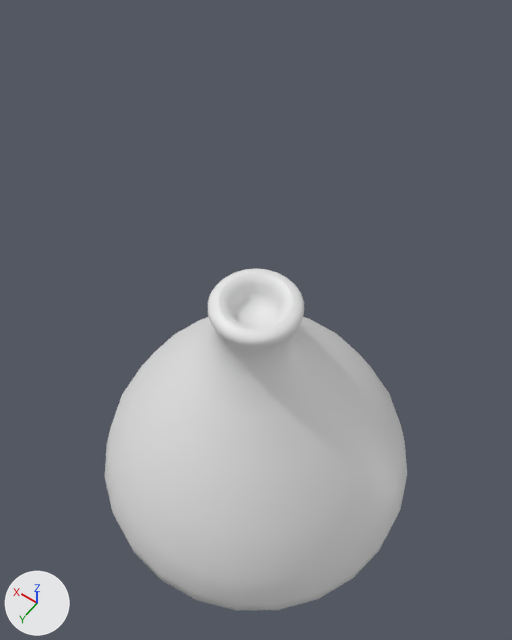
A saved change to the FBX model Assets/Models/vase4.fbx.
Both versions are drawn from a 50 mm lens placed at (-1.44, 2.02, 5.05), pointed at (0.03, -0.04, 1.81). Lighting does not change. The marker at lower left points along +X, +Y and +Z.
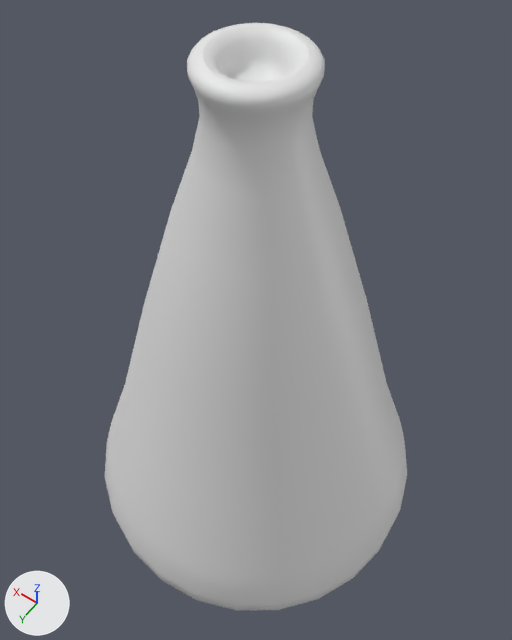
What differs and where, as boxes (x1, y1, x2, y2) in the pictures (512 x 640 px; the box of a moved part takes in the faces that stretch with it):
'Circle.036', reshaped (71% taller)
    before: (105, 268, 407, 610)
    after: (105, 23, 407, 610)
'Circle.037', reshaped
    before: (219, 273, 293, 330)
    after: (203, 25, 309, 84)
part 2 of me_circle_019, moved or reshaped
    before: (108, 268, 401, 578)
    after: (108, 23, 402, 578)

The change in detail:
me_circle_019 is used by ob_circle_036; location (0.0, 0.0, 0.0).
me_circle_019 had 425 vertices, 400 faces and spanned x -1.11..1.11, y -1.1..1.11, z 0.0..2.05.
me_circle_019 now has 425 vertices, 400 faces and spans x -1.11..1.11, y -1.1..1.11, z 0.0..3.53.
me_circle_019 part 2: 325 of 425 vertices moved; they spanned x -1.03..1.03, y -1.03..1.03, z 0.59..2.05 and now span x -1.03..1.03, y -1.03..1.03, z 0.61..3.53; mean shift (0.0, 0.0, 1.19); largest move (-0.06, 0.23, 1.88) -> (-0.06, 0.23, 3.36).
me_circle_023 has 150 vertices, 102 faces and spans x -1.0..1.0, y -0.99..1.0, z 0.0..2.05.
me_circle_023 is used by ob_circle_037; location (0.0, 0.0, 0.0).
me_circle_023 part 1: the loose piece of 125 vertices spanning x -0.2..0.2, y -0.2..0.2, z 1.92..2.05 is moved by (0.0, 0.0, 1.48).
